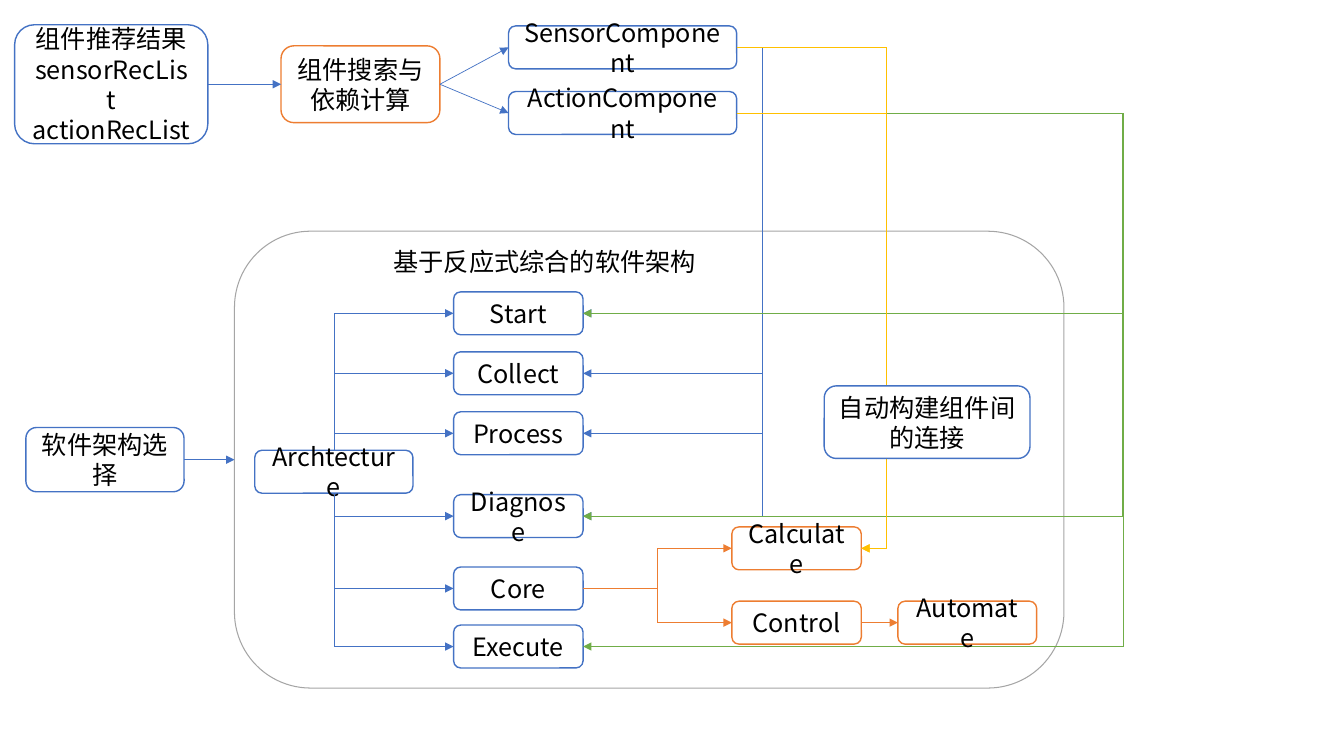
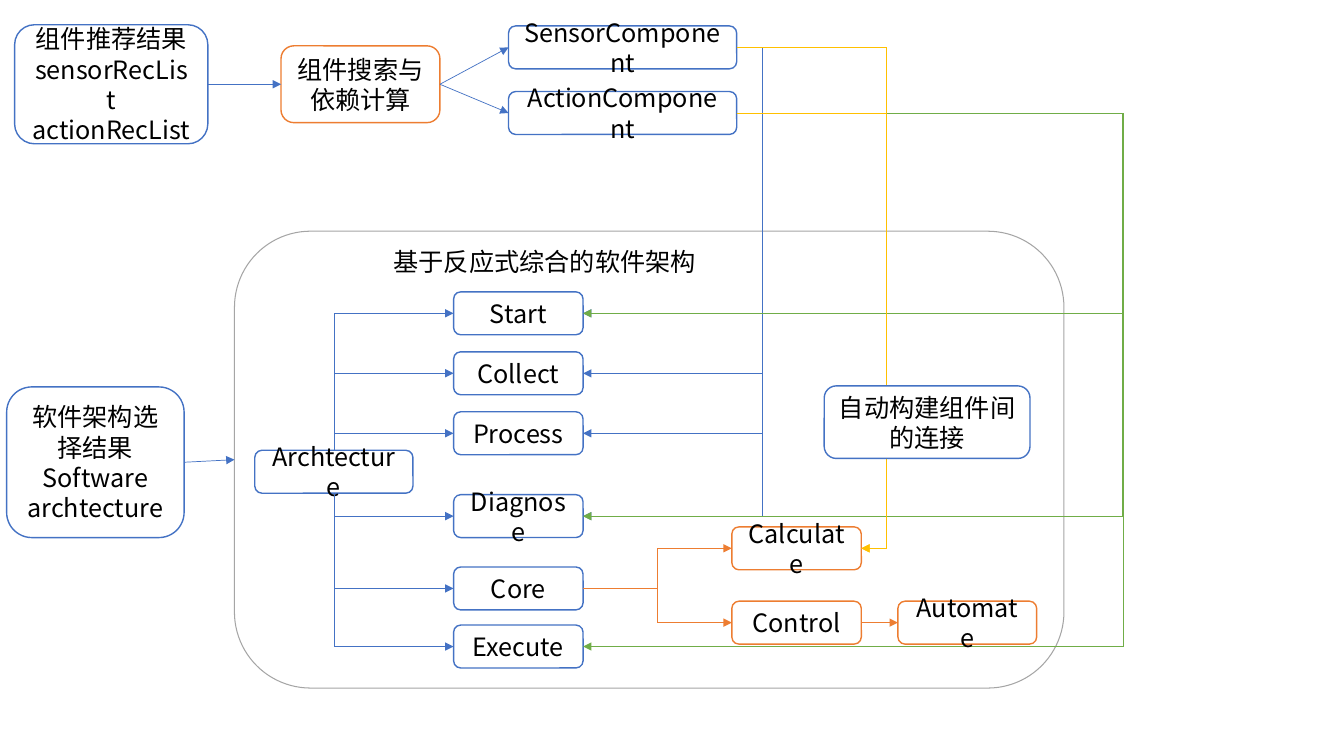
Before and after one commit to zyrfyxx/ProgramSyn, a slide deck: slide 3 of 规约生成.pptx. Drawn at 1344x756 pixels with LibreOffice and Linux fonts; fonts in the diff are those of the drawing. Boxes give left, top, right and bottom in pixels: in the first picture for what was removed or moved away, otherwise in the second. Text is boxed around its words. In the diff, an @@ line names an element or a change of style, - is before the commit and + after.

```diff
--- a/规约生成.pptx
+++ b/规约生成.pptx
@@ rounded rectangle "软件架构选择结果" resized from (x1=26, y1=427, x2=185, y2=492) to (x1=7, y1=387, x2=185, y2=537) @@
@@ text in rounded rectangle at (x1=32, y1=404, x2=158, y2=488): text changed @@
-软件架构选择
+软件架构选择结果
+Software archtecture
@@ arrow moved from (185, 460) - (235, 460) to (185, 463) - (235, 460) @@
```
Also in this commit, not shown: 2 other slides changed, 3 other files.
